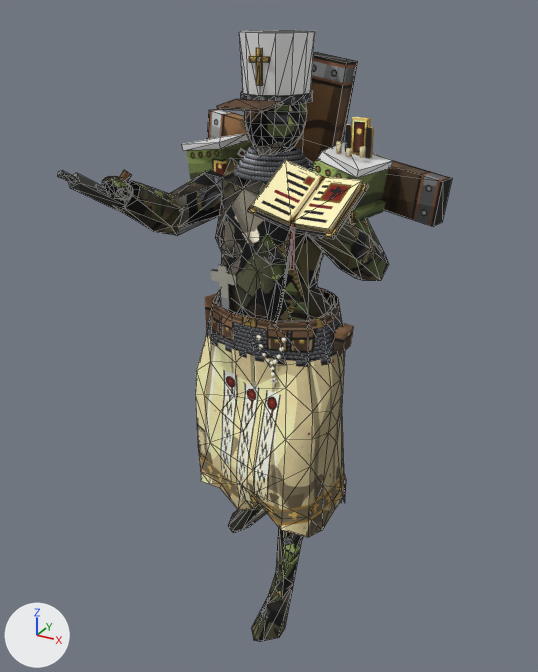
Two versions of the Blender file tools/art/blend/trench-cleric.blend, one commit apart.
The view is the same before and after, from a 50 mm camera at (0.698, -1.318, 1.238) aimed at (0.034, -0.111, 0.634). Lighting does not change. The marker at lower left points along +X, +Y and +Z. The first picture is the older version. Mesh edges are drawn as thin lines on the coarser meshes.

Before the edit, the objects in view are built like this:
```python
me_accent = bpy.data.meshes.new('Accent')
me_accent.from_pydata(...)  # 44 vertices, 76 faces; spans x -0.221..0.224, y -0.106..0.095, z 0.966..1.2
me_accent.materials.append(mat_accent)  # white #e7e7e7
me_back = bpy.data.meshes.new('Back')
me_back.from_pydata(...)  # 32 vertices, 48 faces; spans x -0.256..0.329, y -0.031..0.158, z 0.461..1.159
me_back.materials.append(mat_trench_clericback)  # picture img_trench_cleric_back
me_body = bpy.data.meshes.new('Body')
me_body.from_pydata(...)  # 575 vertices, 999 faces; spans x -0.251..0.25, y -0.287..0.151, z 0.0..1.102
me_body.polygons.foreach_set('use_smooth', [True] * 999)
me_body.materials.append(mat_trench_clericbody)  # picture img_trench_cleric_body
me_helmet = bpy.data.meshes.new('Helmet')
me_helmet.from_pydata(...)  # 52 vertices, 64 faces; spans x -0.061..0.071, y -0.148..0.052, z 1.073..1.175
me_helmet.materials.append(mat_trench_clerichelmet)  # picture img_trench_cleric_helmet
me_weapon2 = bpy.data.meshes.new('Weapon2')
me_weapon2.from_pydata(...)  # 78 vertices, 116 faces; spans x 0.049..0.263, y -0.292..-0.117, z 0.664..1.005
me_weapon2.materials.append(mat_trench_clericweapon2)  # picture img_trench_cleric_weapon2
ob_accent = bpy.data.objects.new('Accent', me_accent)
ob_accent.location = (0.0, 0.0, 0.0)
ob_back = bpy.data.objects.new('Back', me_back)
ob_back.location = (0.0, 0.0, 0.0)
ob_body = bpy.data.objects.new('Body', me_body)
ob_body.location = (0.0, 0.0, 0.0)
ob_helmet = bpy.data.objects.new('Helmet', me_helmet)
ob_helmet.location = (0.0, 0.0, 0.0)
ob_weapon2 = bpy.data.objects.new('Weapon2', me_weapon2)
ob_weapon2.location = (0.0, 0.0, 0.0)
# also in view: 'Robe' at (-0.012, -0.041, 0.433); 'Chest' at (0.001, -0.027, 0.795); 'Weapon' at (-0.216, -0.298, 0.937)
```
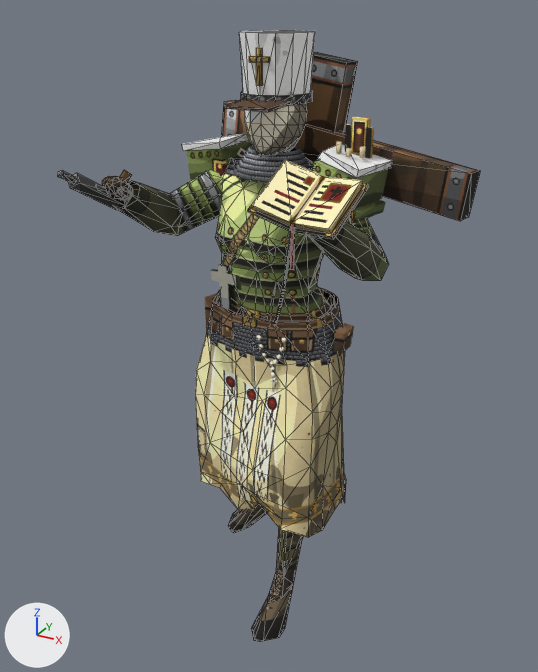
The change, as a list of edits to the scene's bpy script:
```text
Add img_trench_cleric_accent:
    img_trench_cleric_accent = load_image('trench-cleric-Accent', '_unpacked/trench-cleric-Accent', 512, 512, 'sRGB')
Add mat_trench_clericaccent:
    mat_trench_clericaccent = principled_material('trench-clericAccent')
    mat_trench_clericaccent.texture = img_trench_cleric_accent
    mat_trench_clericaccent.roughness = 1.0
Change me_body:
    where me_body.from_pydata(...)  # 575 vertices, 999 faces; spans x -0.251..0.25, y -0.287..0.151, z 0.0..1.102
    used by ob_body; location = (0.0, 0.0, 0.0)
    me_body part 1: 999 kept faces spanning x -0.251..0.25, y -0.287..0.151, z 0.0..1.102 get new texture (UV) coordinates
Change me_accent:
    where me_accent.from_pydata(...)  # 44 vertices, 76 faces; spans x -0.221..0.224, y -0.106..0.095, z 0.966..1.2
    used by ob_accent; location = (0.0, 0.0, 0.0)
    remove me_accent.materials.append(mat_accent)  # white #e7e7e7
    me_accent part 2: texture (UV) coordinates changed
    add me_accent.materials.append(mat_trench_clericaccent)  # picture img_trench_cleric_accent
Change me_helmet:
    used by ob_helmet; location = (0.0, 0.0, 0.0)
    remove me_helmet.from_pydata(...)  # 52 vertices, 64 faces; spans x -0.061..0.071, y -0.148..0.052, z 1.073..1.175
    add me_helmet.from_pydata(...)  # 52 vertices, 64 faces; spans x -0.061..0.071, y -0.137..0.052, z 1.073..1.175
    me_helmet part 3: the loose piece of 8 vertices spanning x -0.057..0.056, y -0.148..-0.1, z 1.073..1.089 is moved by (0.009, 0.012, 0.0)
Change me_back:
    used by ob_back; location = (0.0, 0.0, 0.0)
    remove me_back.from_pydata(...)  # 32 vertices, 48 faces; spans x -0.256..0.329, y -0.031..0.158, z 0.461..1.159
    add me_back.from_pydata(...)  # 32 vertices, 48 faces; spans x -0.2..0.385, y -0.031..0.133, z 0.461..1.159
    me_back part 4: the loose piece of 8 vertices spanning x -0.256..0.329, y 0.018..0.158, z 0.862..1.032 is moved by (0.056, -0.025, 0.023)
```

Pixel boxes [x1, y1, x2, y2] of what changed, in the pictures (538 x 672 px; the box of a moved part takes in the faces that stretch with it):
'Back', reshaped: before [207, 52, 452, 319]; after [221, 52, 480, 319]
'Helmet', reshaped (8% narrower): before [217, 48, 313, 112]; after [225, 48, 313, 112]
part 1 of me_body, surface changed: [102, 103, 388, 642] in both
part 3 of me_helmet, moved or reshaped: before [217, 98, 283, 112]; after [225, 98, 291, 112]
part 4 of me_back, moved or reshaped: before [207, 109, 452, 227]; after [221, 100, 480, 221]
